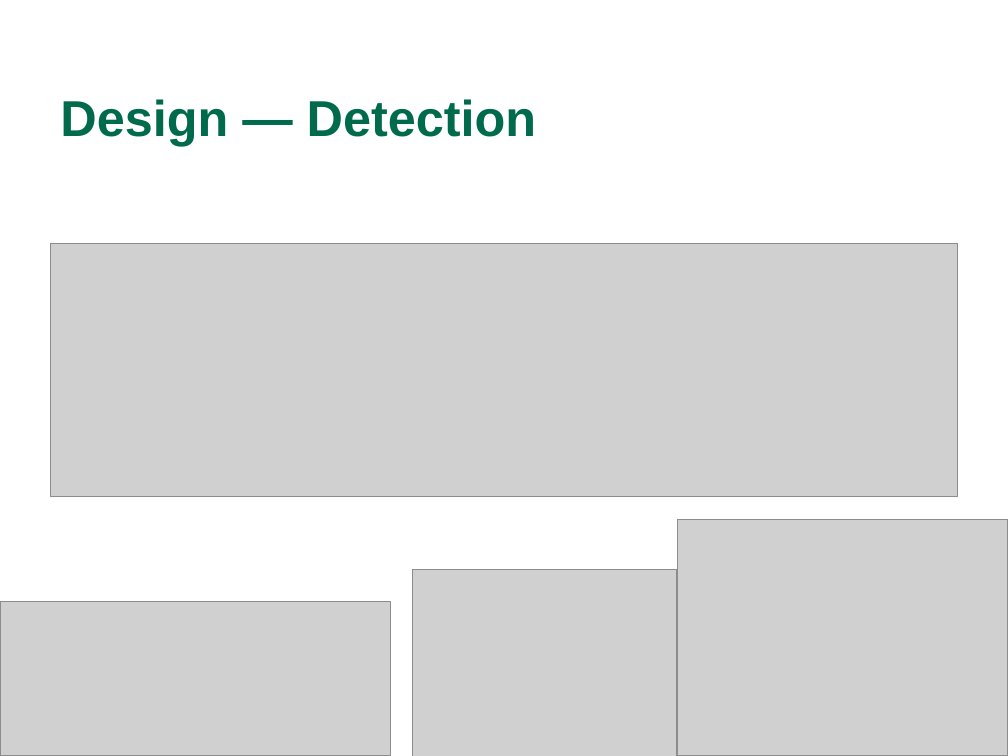
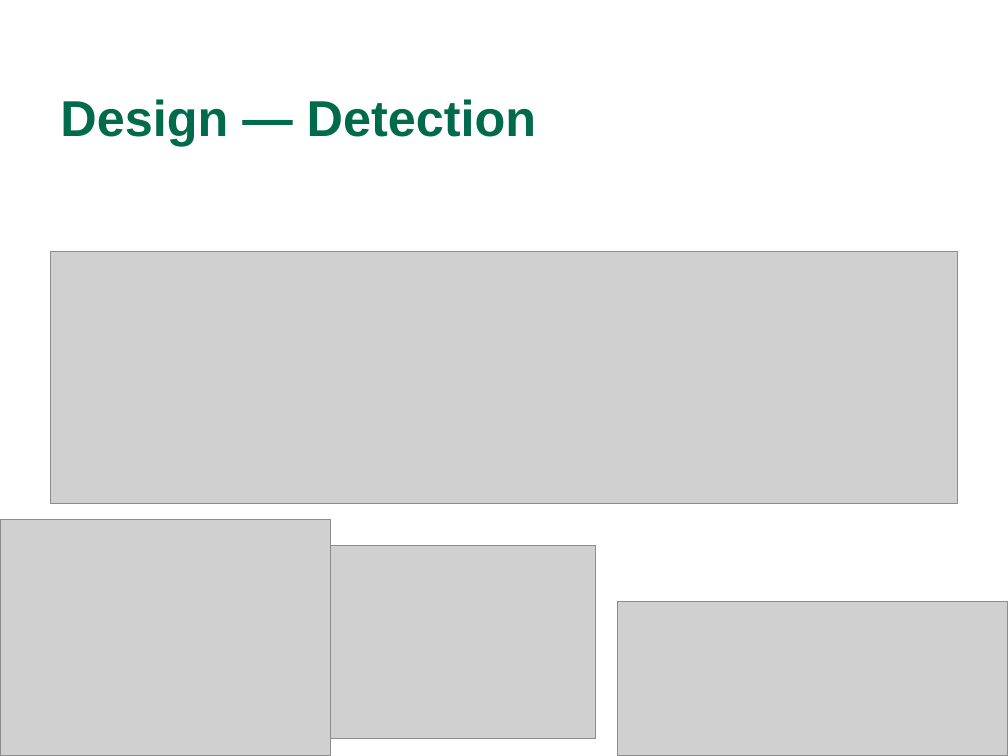
Before and after one commit to WCP52/docs, a slide deck: slide 12 of official/WCP52 Gain-Phase Final Presentation.pptx (slide 11 before the commit). Drawn at 1008x756 pixels with LibreOffice and Linux fonts; fonts in the diff are those of the drawing; grey boxes stand for pictures; background and template pictures are left out. Boxes give left, top, right and bottom in pixels: in the first picture for what was removed or moved away, otherwise in the second. Text is boxed around its words. In the diff, an @@ line names an element or a change of style, - is before the commit and + after.

```diff
--- a/official/WCP52 Gain-Phase Final Presentation.pptx
+++ b/official/WCP52 Gain-Phase Final Presentation.pptx
@@ picture: place and size @@
-picture at [50,244,958,497]
+picture at [50,251,958,504]
@@ picture: place and size @@
-picture at [677,519,1008,756]
+picture at [0,519,331,756]
@@ picture: place and size @@
-picture at [412,570,676,756]
+picture at [331,546,595,739]
@@ picture: place and size @@
-picture at [0,601,391,756]
+picture at [617,601,1008,756]
```
Also in this commit, not shown: 6 other slides changed, 2 slides added, 1 slide removed.
